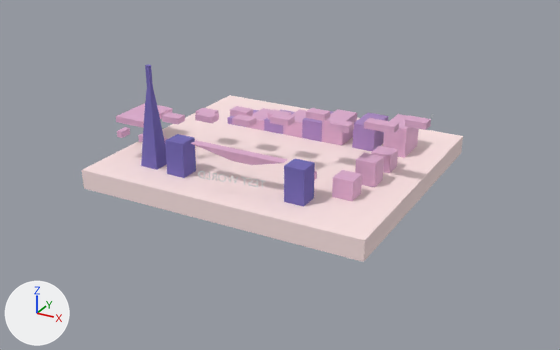
A saved change to the glTF model front/public/assets/small.glb.
Both versions are drawn from a 50 mm lens placed at (187.0, -330.0, 150.0), pointed at (8.0, -5.0, -13.0). Every picture has the same lights, and +X, +Y and +Z are marked at lower left. Where no turn or scale is listed for an object, it has been applied to the vertices. Vertices at the same position are counted once.

Script lines for the objects in view, before the commit:
```python
me_cube_001 = bpy.data.meshes.new('Cube.001')
me_cube_001.from_pydata(...)  # a box spanning x -74.0..80.0, y -63.0..77.0, z -14.0..-3.0
me_cube_001.materials.append(mat_material_001)  # white #ffe6e6
me_cube_003 = bpy.data.meshes.new('Cube.003')
me_cube_003.from_pydata(...)  # a box spanning x 42.45..52.7, y -35.17..-24.92, z -3.8..9.91
me_cube_003.materials.append(mat_material_002)  # pink #e1afd1
me_cube_014 = bpy.data.meshes.new('Cube.014')
me_cube_014.from_pydata(...)  # a box spanning x 42.5..52.7, y -35.2..-24.9, z -3.8..14.7
me_cube_014.materials.append(mat_material_003)  # blue #7469b6
ob_cube = bpy.data.objects.new('Cube', me_cube_001)
ob_cube.location = (0.0, 0.0, -1.3)
ob_cube_002 = bpy.data.objects.new('Cube.002', me_cube_003)
ob_cube_002.location = (10.8, 23.7, -2.3)
ob_cube_013 = bpy.data.objects.new('Cube.013', me_cube_014)
ob_cube_013.location = (-75.5, -10.9, -1.6)
# also in view: 'Cube.020' at (-73.0, -12.0, 9.0); 'Cube.009' at (21.0, 41.0, 0.0); 'Cube.010' at (39.0, 41.0, 1.0); 'Cube.011' at (57.0, 41.0, 2.0); 'Cube.014' at (6.0, -41.0, 11.0)
```
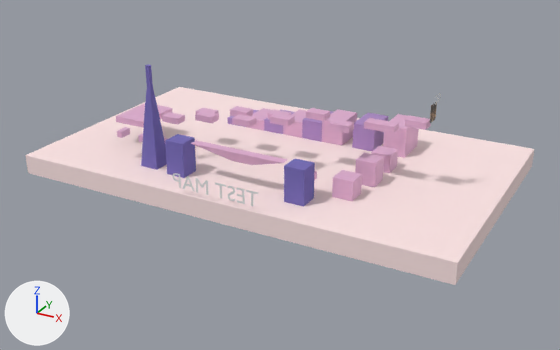
Pixel boxes [x1, y1, x2, y2] of what changed, in the pictures (560 x 350 px):
'Cube', mesh rescaled (34% wider, 18% taller): before [82, 95, 463, 262]; after [25, 87, 534, 285]
'catq', added: after [430, 102, 437, 123]

The edits, one by one:
Picture 'catq' (img_catq) is new.
Material 'catq' (mat_catq) is new.
Its texture is img_catq (with its transparency).
me_cube_001 has 8 vertices, 12 faces and spans x -74.0..80.0, y -63.0..77.0, z -14.0..-3.0.
me_cube_001 is used by ob_cube; location (0.0, 0.0, -1.3).
me_cube_001 part 1: the whole mesh is scaled about its middle by (1.51, 0.991, 1).
Mesh me_catq_001 is new.
It has 4 vertices, 2 faces and spans x -0.19..0.19, y -3.57..3.57, z -4.31..4.31.
It uses material mat_catq (picture img_catq).
Object 'catq' (ob_catq) is new; it shows me_catq_001.
Its location is (86.4, -2.5, 34.2).
